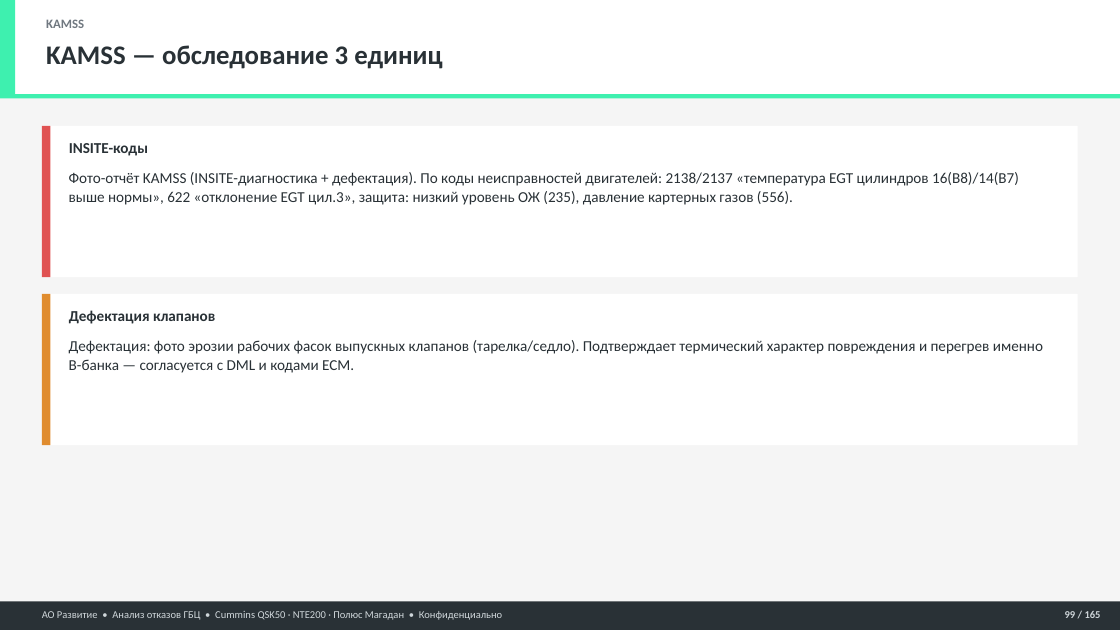
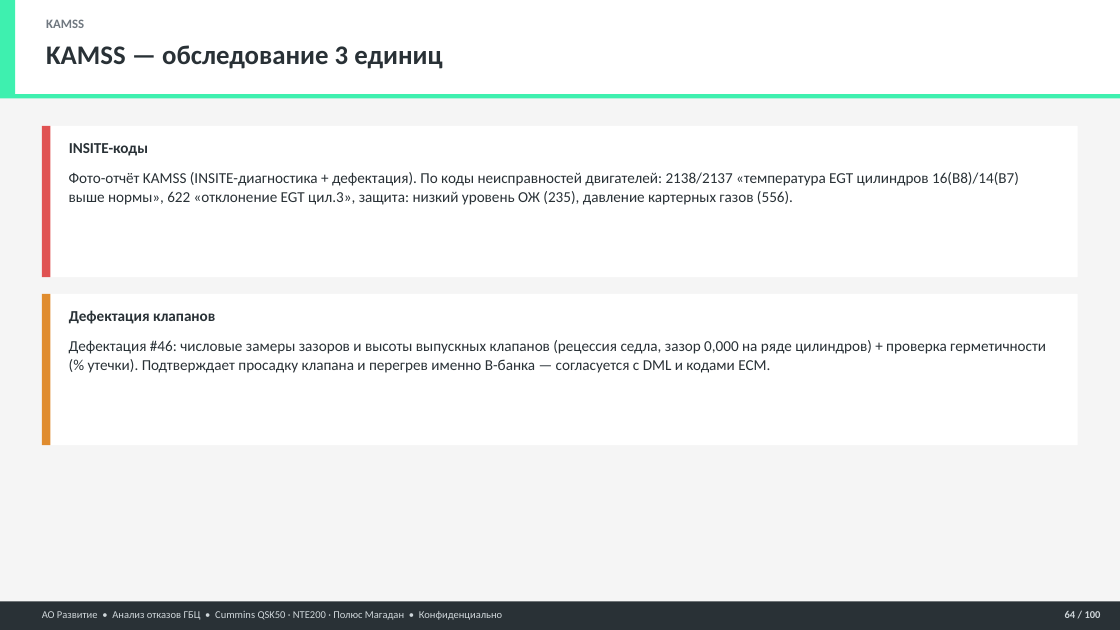
Before and after one commit to victorekuznetsov/NTE200, a slide deck: slide 64 of 05 Отчёты/Презентации/Анализ_ГБЦ_QSK50_NTE200_БОЛЬШОЙ.pptx (slide 99 before the commit). Drawn at 1120x630 pixels with LibreOffice and Linux fonts; fonts in the diff are those of the drawing. Boxes give left, top, right and bottom in pixels: in the first picture for what was removed or moved away, otherwise in the second. Text is boxed around its words. In the diff, an @@ line names an element or a change of style, - is before the commit and + after.

```diff
--- a/05 Отчёты/Презентации/Анализ_ГБЦ_QSK50_NTE200_БОЛЬШОЙ.pptx
+++ b/05 Отчёты/Презентации/Анализ_ГБЦ_QSK50_NTE200_БОЛЬШОЙ.pptx
@@ text at (69,340,1046,373): text changed @@
-Дефектация: фото эрозии рабочих фасок выпускных клапанов (тарелка/седло). Подтверждает термический характер повреждения и перегрев именно B-банка — согласуется с DML и кодами ECM.
+Дефектация #46: числовые замеры зазоров и высоты выпускных клапанов (рецессия седла, зазор 0,000 на ряде цилиндров) + проверка герметичности (% утечки). Подтверждает просадку клапана и перегрев именно B-банка — согласуется с DML и кодами ECM.
@@ text at (1065,611,1101,618): text changed @@
-99 / 165
+64 / 100
```
Also in this commit, not shown: 82 other slides changed, 17 slides added, 82 slides removed, 1 other file.
